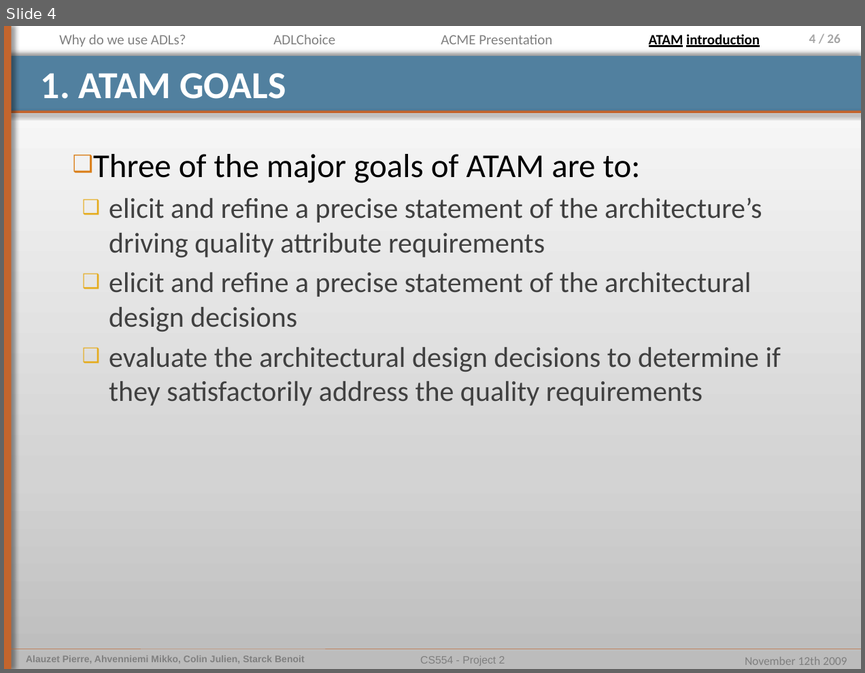
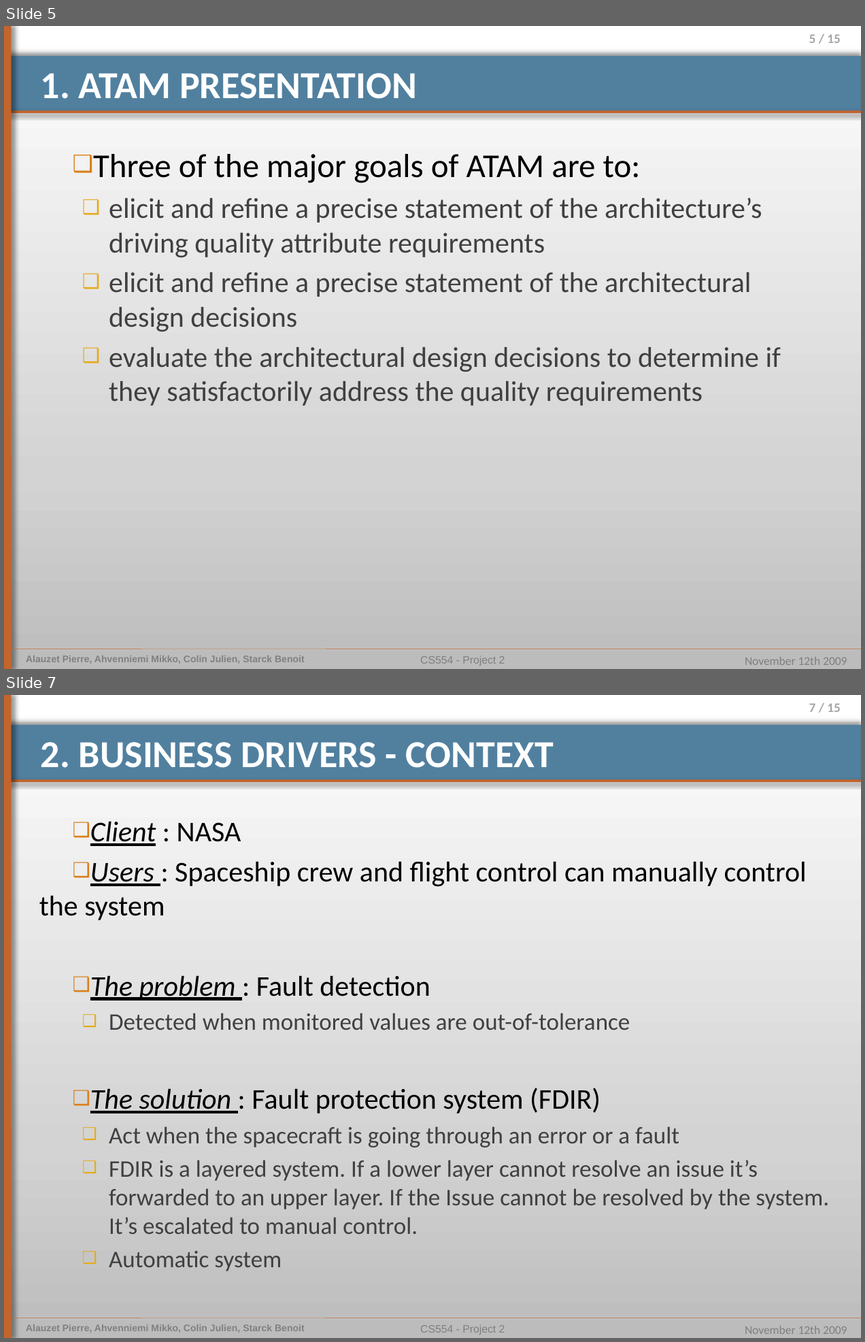
Before and after one commit to pierrealauzet/euroteam, a slide deck: Project 2/Part1/CS554_EuroTeam_Project2_OP4.pptx. Shown one above the other, each under a label of ours: slide 4 before the commit, slides 5 and 7 after it; the slides between them are not shown. The pictures are 865x673 and 865x1342 pixels, drawn with LibreOffice and Linux fonts; fonts in the diff are those of the drawing. Boxes give left, top, right and bottom in pixels: in the first picture for what was removed or moved away, otherwise in the second. Text is boxed around its words. In the diff, an @@ line names an element or a change of style, - is before the commit and + after.

```diff
--- a/Project 2/Part1/CS554_EuroTeam_Project2_OP4.pptx
+++ b/Project 2/Part1/CS554_EuroTeam_Project2_OP4.pptx
@@ slide 7 added at [4, 695, 861, 1338], background gradient #BDBDBD to #D3D3D3 to #FFFFFF; not listed: 9 template elements that a slide beside it also shows @@
@@ title added at [41, 742, 553, 768], 32 pt, text #FFFFFF, bold @@
+2. BUSINESS DRIVERS - CONTEXT
@@ text added at [39, 821, 829, 1271], 20 pt, text #404040 @@
+❑ Client : NASA
+❑ Users : Spaceship crew and flight control can manually control the system
+❑ The problem : Fault detection
+  ❑ Detected when monitored values are out-of-tolerance
+❑ The solution : Fault protection system (FDIR)
+  ❑ Act when the spacecraft is going through an error or a fault
+  ❑ FDIR is a layered system. If a lower layer cannot resolve an issue it’s forwarded to an upper layer. If the Issue cannot be resolved by the system. It’s escalated to manual control.
+  ❑ Automatic system
@@ what was slide 4 is now slide 5 @@
@@ slide 5 changed as well @@
@@ text removed at [59, 34, 186, 47] @@
-Why do we use ADLs?
@@ text removed at [273, 34, 335, 44] @@
-ADLChoice
@@ text removed at [441, 34, 552, 44] @@
-ACME Presentation
@@ text removed at [649, 34, 759, 47] @@
-ATAM introduction
@@ page number at [809, 34, 840, 43]: text changed @@
-4 / 26
+5 / 15
@@ title at [41, 73, 417, 99]: text changed @@
-1. ATAM GOALS
+1. ATAM PRESENTATION
```
Also in this commit, not shown: 7 other slides changed, 6 other slides added, 1 slide removed, 1 other file.
